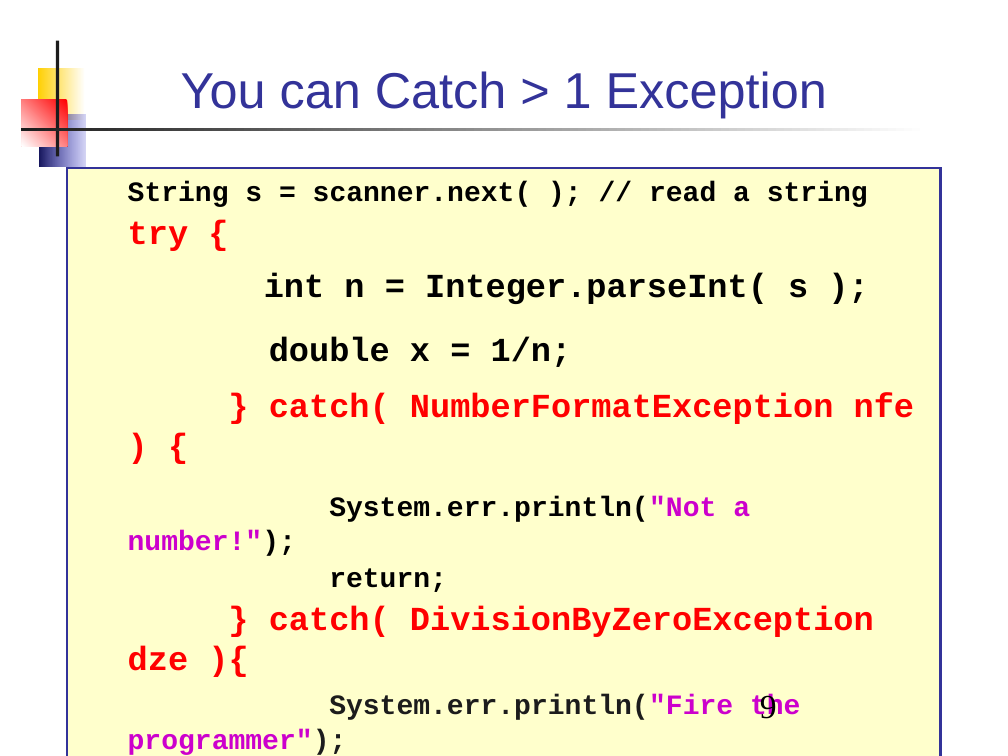
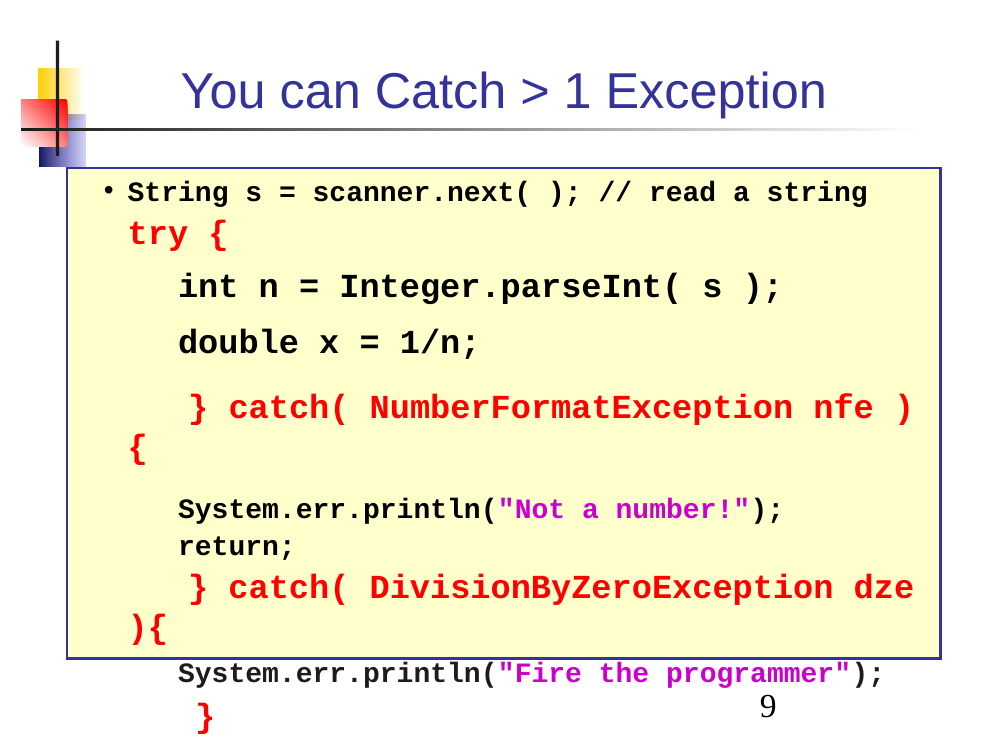
Before and after one commit to skeoop/skeoop.github.io, a slide deck: slide 9 of week7/Exceptions.ppt. Drawn at 1008x756 pixels with LibreOffice and Linux fonts; fonts in the diff are those of the drawing. Boxes give left, top, right and bottom in pixels: in the first picture for what was removed or moved away, otherwise in the second. Text is boxed around its words. In the diff, an @@ line names an element or a change of style, - is before the commit and + after.

```diff
--- a/week7/Exceptions.ppt
+++ b/week7/Exceptions.ppt
@@ rectangle "String s = scanner.next( ); ...": place and size @@
-rectangle "String s = scanner.next( ); ..." at [68,168,940,756]
+rectangle "String s = scanner.next( ); ..." at [68,168,940,659]
@@ rectangle "String s = scanner.next( ); ..." at [68,168,940,659]: bullet none to •; list level 2 to 1 in "try {"; more space between paragraphs @@
```
Also in this commit, not shown: 43 other slides changed, 4 other files.
